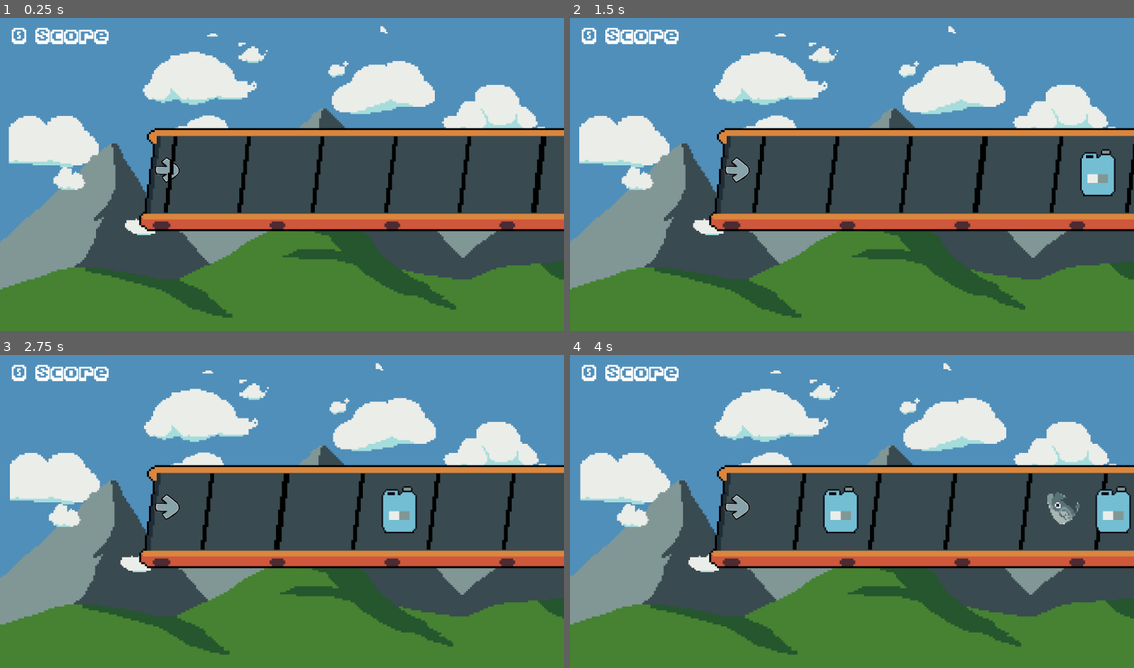
Above: before the commit, frames 1-4 (two rows, left to right).
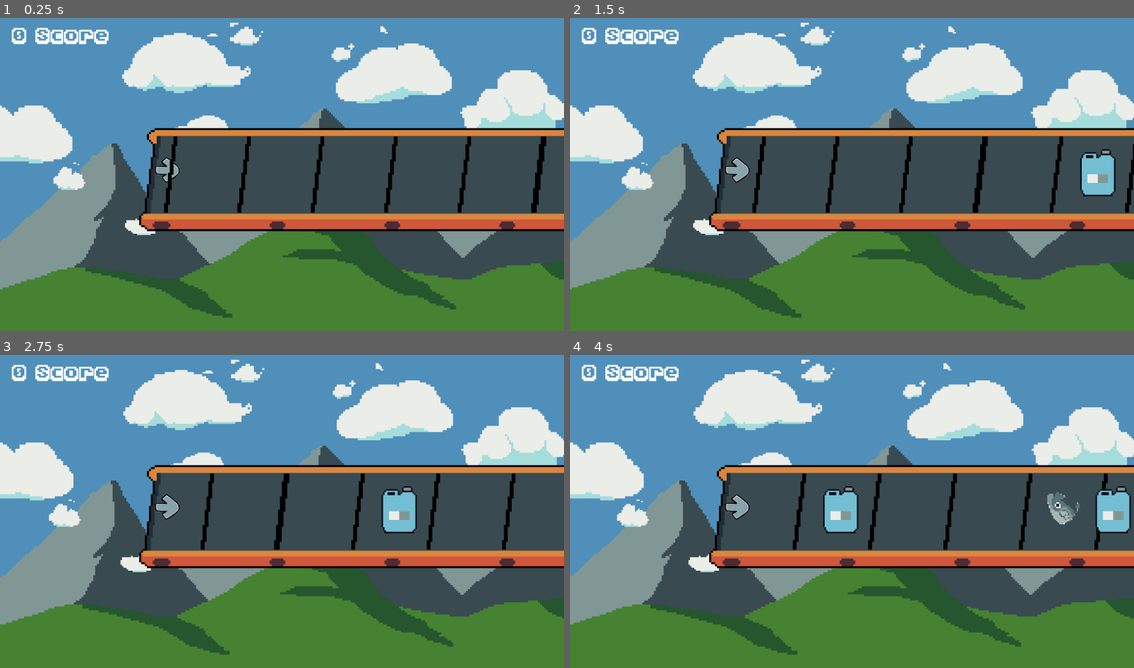
Above: after the commit, the same moments.

Repository: piperinnshall/wlgg-world-day
Game: Godot game, scene res://src/stages/stage_one.tscn
Same seed, same stepped clock (60 frames per second), same inputs: the game is played once before the commit and once after it.
Inputs:
- Up to frame 1 (0.25 s): no input
- Up to frame 2 (1.5 s): no input
- Up to frame 3 (2.75 s): no input
- Up to frame 4 (4 s): no input

The runs differ from the first frame. In frame 1, 8.4% of the frame differs, in the area x 0-100%, y 1-48%; in frame 2, 8.4%; in frame 3, 8.4%; in frame 4, 8.4%.

Commit message:
feat: Add score text

Diff:
--- a/assets/buttontheme.tres
+++ b/assets/buttontheme.tres
@@ -833,6 +833,11 @@
 cache/0/16/0/glyphs/268435475/size = Vector2(10, 14)
 cache/0/16/0/glyphs/268435475/uv_rect = Rect2(192, 118, 10, 14)
 cache/0/16/0/glyphs/268435475/texture_idx = 0
+cache/0/16/0/glyphs/402653187/advance = Vector2(4.15625, 16.0938)
+cache/0/16/0/glyphs/402653187/offset = Vector2(0, 0)
+cache/0/16/0/glyphs/402653187/size = Vector2(0, 0)
+cache/0/16/0/glyphs/402653187/uv_rect = Rect2(0, 0, 0, 0)
+cache/0/16/0/glyphs/402653187/texture_idx = -1
 
 [sub_resource type="StyleBoxFlat" id="StyleBoxFlat_354pa"]
 content_margin_left = 4.0
--- a/src/nodes/background.tscn
+++ b/src/nodes/background.tscn
@@ -17,6 +17,7 @@
 
 [node name="BGClouds" type="Sprite2D" parent="."]
 position = Vector2(50, 65)
+scale = Vector2(1.13, 1.13)
 texture = ExtResource("2_gyn1g")
 script = ExtResource("2_s3qma")
 speed = 0.2
--- a/src/nodes/main_menu.tscn
+++ b/src/nodes/main_menu.tscn
@@ -6,6 +6,10 @@
 [ext_resource type="FontFile" uid="uid://hq1cuctk4xfx" path="res://assets/font/NewHiScore.ttf" id="4_ce3t7"]
 
 [sub_resource type="StyleBoxEmpty" id="StyleBoxEmpty_ce3t7"]
+
+[sub_resource type="StyleBoxEmpty" id="StyleBoxEmpty_u0oob"]
+
+[sub_resource type="StyleBoxEmpty" id="StyleBoxEmpty_fag5v"]
 
 [sub_resource type="StyleBoxEmpty" id="StyleBoxEmpty_151an"]
 
@@ -55,6 +59,7 @@
 mouse_force_pass_scroll_events = false
 theme_override_fonts/normal_font = ExtResource("4_ce3t7")
 theme_override_font_sizes/normal_font_size = 17
+theme_override_styles/focus = SubResource("StyleBoxEmpty_u0oob")
 text = "PLAY"
 fit_content = true
 horizontal_alignment = 1
@@ -63,9 +68,11 @@
 [node name="Quit" type="Button" parent="MarginContainer/VBoxContainer"]
 layout_mode = 2
 theme = ExtResource("2_phhmh")
+theme_override_styles/focus = SubResource("StyleBoxEmpty_fag5v")
 text = "          "
 
 [node name="RichTextLabel" type="RichTextLabel" parent="MarginContainer/VBoxContainer/Quit"]
+layout_mode = 0
 offset_left = 2.47053
 offset_top = -0.200287
 offset_right = 42.4705
--- a/src/nodes/score_press_text.tscn
+++ b/src/nodes/score_press_text.tscn
@@ -2,6 +2,33 @@
 
 [ext_resource type="Script" uid="uid://dlslruqlb6nkh" path="res://src/scripts/score_press_text.gd" id="1_1g1vi"]
 [ext_resource type="FontFile" uid="uid://hq1cuctk4xfx" path="res://assets/font/NewHiScore.ttf" id="1_6u0pp"]
+
+[sub_resource type="Animation" id="Animation_wa66o"]
+length = 0.001
+tracks/0/type = "value"
+tracks/0/imported = false
+tracks/0/enabled = true
+tracks/0/path = NodePath("ScoreTextLabel:modulate")
+tracks/0/interp = 1
+tracks/0/loop_wrap = true
+tracks/0/keys = {
+"times": PackedFloat32Array(0),
+"transitions": PackedFloat32Array(1),
+"update": 0,
+"values": [Color(1, 1, 1, 1)]
+}
+tracks/1/type = "value"
+tracks/1/imported = false
+tracks/1/enabled = true
+tracks/1/path = NodePath("ScoreTextLabel:position")
+tracks/1/interp = 1
+tracks/1/loop_wrap = true
+tracks/1/keys = {
+"times": PackedFloat32Array(0),
+"transitions": PackedFloat32Array(1),
+"update": 0,
+"values": [Vector2(0, 0)]
+}
 
 [sub_resource type="Animation" id="Animation_1g1vi"]
 resource_name = "fall"
@@ -9,7 +36,7 @@
 tracks/0/type = "value"
 tracks/0/imported = false
 tracks/0/enabled = true
-tracks/0/path = NodePath("RichTextLabel:modulate")
+tracks/0/path = NodePath("ScoreTextLabel:modulate")
 tracks/0/interp = 1
 tracks/0/loop_wrap = true
 tracks/0/keys = {
@@ -21,7 +48,7 @@
 tracks/1/type = "value"
 tracks/1/imported = false
 tracks/1/enabled = true
-tracks/1/path = NodePath("RichTextLabel:position")
+tracks/1/path = NodePath("ScoreTextLabel:position")
 tracks/1/interp = 1
 tracks/1/loop_wrap = true
 tracks/1/keys = {
@@ -45,33 +72,6 @@
 }]
 }
 
-[sub_resource type="Animation" id="Animation_wa66o"]
-length = 0.001
-tracks/0/type = "value"
-tracks/0/imported = false
-tracks/0/enabled = true
-tracks/0/path = NodePath("RichTextLabel:modulate")
-tracks/0/interp = 1
-tracks/0/loop_wrap = true
-tracks/0/keys = {
-"times": PackedFloat32Array(0),
-"transitions": PackedFloat32Array(1),
-"update": 0,
-"values": [Color(1, 1, 1, 1)]
-}
-tracks/1/type = "value"
-tracks/1/imported = false
-tracks/1/enabled = true
-tracks/1/path = NodePath("RichTextLabel:position")
-tracks/1/interp = 1
-tracks/1/loop_wrap = true
-tracks/1/keys = {
-"times": PackedFloat32Array(0),
-"transitions": PackedFloat32Array(1),
-"update": 0,
-"values": [Vector2(0, 0)]
-}
-
 [sub_resource type="AnimationLibrary" id="AnimationLibrary_cc2da"]
 _data = {
 &"RESET": SubResource("Animation_wa66o"),
@@ -81,7 +81,7 @@
 [node name="ScorePressText" type="Node2D"]
 script = ExtResource("1_1g1vi")
 
-[node name="RichTextLabel" type="RichTextLabel" parent="."]
+[node name="ScoreTextLabel" type="RichTextLabel" parent="."]
 offset_right = 285.0
 offset_bottom = 102.0
 theme_override_colors/default_color = Color(0.811765, 0.341176, 0.235294, 1)
@@ -89,7 +89,7 @@
 theme_override_constants/outline_size = 17
 theme_override_fonts/normal_font = ExtResource("1_6u0pp")
 theme_override_font_sizes/normal_font_size = 50
-text = "PERFECT"
+bbcode_enabled = true
 horizontal_alignment = 1
 
 [node name="AnimationPlayer" type="AnimationPlayer" parent="."]
--- a/src/scripts/key_listener.gd
+++ b/src/scripts/key_listener.gd
@@ -33,22 +33,30 @@
 
 			var distance_from_passed = abs(key_to_pop.pass_limit - key_to_pop.global_position.x)
 
+			var score_text_str: String = ""
+
 			if distance_from_passed < perfect_limit:
 				Signals.increment_score.emit(perfect_score)
+				score_text_str = "PERFECT"
 			elif distance_from_passed < great_limit:
 				Signals.increment_score.emit(great_score)
+				score_text_str = "GREAT"
 			elif distance_from_passed < good_limit:
 				Signals.increment_score.emit(good_score)
+				score_text_str = "GOOD"
 			elif distance_from_passed < okay_limit:
 				Signals.increment_score.emit(okay_score)
+				score_text_str = "OKAY"
+			else:
+				score_text_str = "MISS"
 
 			#TODO: Animations
 			key_to_pop.queue_free()
 
 			var st_instance = score_text.instantiate() as Node2D
 			get_tree().get_root().call_deferred("add_child", st_instance)
-			st_instance.global_position.x = global_position.x - 50
-			st_instance.global_position.y = global_position.y - 200
+			st_instance.set_text(score_text_str)
+			st_instance.global_position = global_position - Vector2(100, 200)
 
 func create_moving_key():
 	var km_inst = key_moving.instantiate()
--- a/src/scripts/score_press_text.gd
+++ b/src/scripts/score_press_text.gd
@@ -1 +1,22 @@
 extends Node2D
+
+# perfect cf573c
+# great e6dd25
+# good a7dd25
+# ok 8dbfc7
+# miss 5a5758
+
+func set_text(text: String):
+	$ScoreTextLabel.text = text
+
+	match text:
+		"PERFECT":
+			$ScoreTextLabel.set("theme_override_colors/default_color", Color("cf573c"))
+		"GREAT":
+			$ScoreTextLabel.set("theme_override_colors/default_color", Color("e6dd25"))
+		"GOOD":
+			$ScoreTextLabel.set("theme_override_colors/default_color", Color("a7dd25"))
+		"OK":
+			$ScoreTextLabel.set("theme_override_colors/default_color", Color("8dbfc7"))
+		"_":
+			$ScoreTextLabel.set("theme_override_colors/default_color", Color("cf573c"))
Not shown: 1 places in src/nodes/main_menu.tscn that only renumber resources
